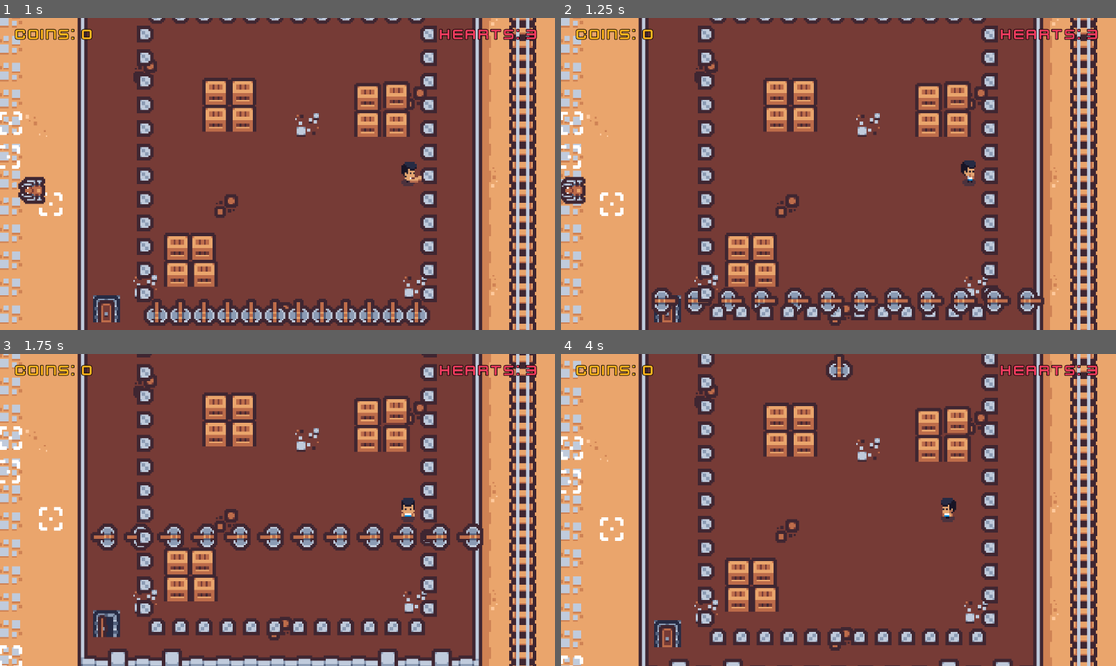
Above: before the commit, frames 1-4 (two rows, left to right).
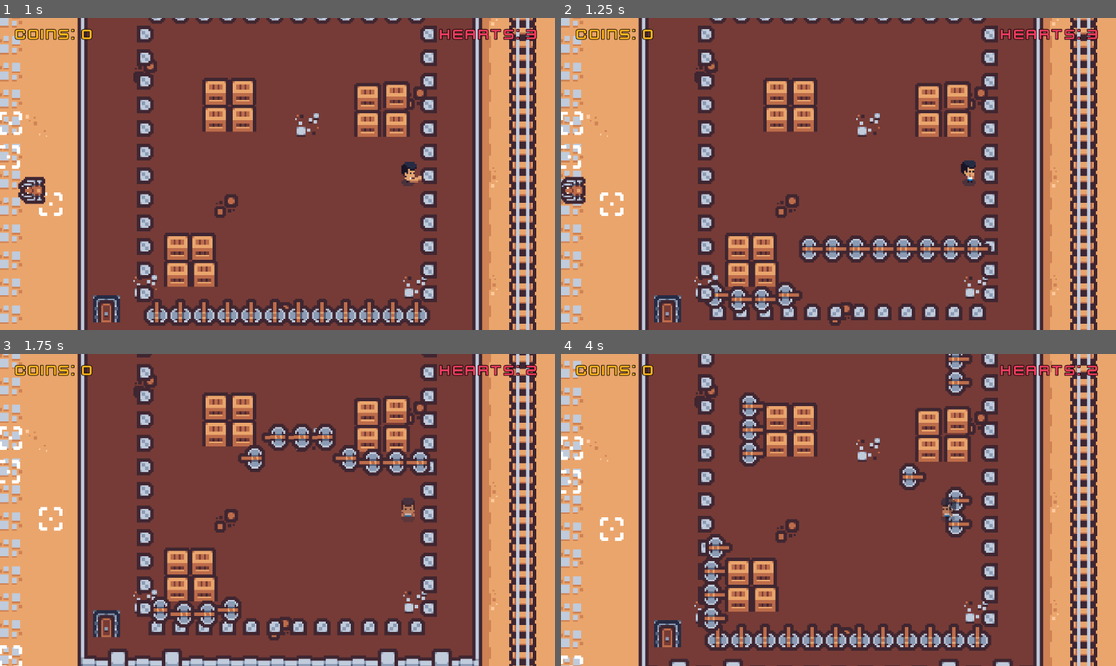
Above: after the commit, the same moments.

Repository: ki8yk8/game-dev-resolution
Game: Godot game, scene res://scenes/game_play.tscn
Same seed, same stepped clock (60 frames per second), same inputs: the game is played once before the commit and once after it.
Inputs (mouse positions are in pixels of both pictures, inside the frame that each line leads up to):
- Up to frame 1 (1 s): tap Enter at 0.5 s; move the mouse to (399, 158) at 0.52 s; hold D (right) from 0.53 s (still down); tap Space (action) at 0.6 s; click (399, 158) at 0.67 s
- Up to frame 2 (1.25 s): keep holding D (right)
- Up to frame 3 (1.75 s): move the mouse to (166, 525) at 1.27 s; release D (right) at 1.28 s; hold Down (down) from 1.28 s (still down); tap Alt at 1.35 s
- Up to frame 4 (4 s): move the mouse to (894, 441) at 2.02 s; release Down (down) at 2.03 s; hold D (right) 2.03-2.78 s; tap Shift at 2.1 s; move the mouse to (810, 572) at 2.77 s; hold Up (up) 2.78-3.53 s; tap Space (action) at 2.85 s; click (810, 572) at 2.92 s; move the mouse to (1005, 556) at 3.52 s; hold A (left) from 3.53 s (still down); tap Alt at 3.6 s

Frame 1 is identical in both runs. In frame 2, 5.8% of the frame differs, in the area x 16-88%, y 69-96%; in frame 3, 7.2%, in the area x 16-97%, y 4-91%; in frame 4, 6.7%.

Commit message:
updates the porper interactin of sword with the person and the shield

Diff:
--- a/scenes/survive_attack.tscn
+++ b/scenes/survive_attack.tscn
@@ -53,4 +53,5 @@
 one_shot = true
 autostart = true
 
+[connection signal="body_entered" from="." to="." method="_on_body_entered"]
 [connection signal="timeout" from="Timer" to="." method="_on_timer_timeout"]
--- a/scenes/survive_attack_row.tscn
+++ b/scenes/survive_attack_row.tscn
@@ -1,6 +1,12 @@
 [gd_scene format=3 uid="uid://brcagfkd3itd6"]
 
 [ext_resource type="Script" uid="uid://cico5tnvajkba" path="res://scripts/survive_attack_row.gd" id="1_ajnsk"]
+[ext_resource type="AudioStream" uid="uid://jikl7nufh1ri" path="res://assets/sounds/shoot.mp3" id="2_sf3ew"]
 
 [node name="SurviveAttackRow" type="Node2D" unique_id=2080059518]
 script = ExtResource("1_ajnsk")
+
+[node name="shootSfx" type="AudioStreamPlayer2D" parent="." unique_id=109155953]
+stream = ExtResource("2_sf3ew")
+
+[node name="delayTimer" type="Timer" parent="." unique_id=606413955]
--- a/scenes/survive_attack_shield.tscn
+++ b/scenes/survive_attack_shield.tscn
@@ -12,7 +12,7 @@
 
 [node name="SurviveAttackShield" type="StaticBody2D" unique_id=1481387011]
 collision_layer = 16
-collision_mask = 2
+collision_mask = 6
 script = ExtResource("1_4vr6k")
 
 [node name="Sprite2D" type="Sprite2D" parent="." unique_id=1647394150]
--- a/scenes/survive_attack_sword.tscn
+++ b/scenes/survive_attack_sword.tscn
@@ -46,11 +46,10 @@
 
 [sub_resource type="CircleShape2D" id="CircleShape2D_mi71e"]
 
-[node name="SurviveAttackSword" type="RigidBody2D" unique_id=1927707237]
+[node name="SurviveAttackSword" type="Area2D" unique_id=1530787138]
 rotation = 6.2831855
-collision_layer = 2
+collision_layer = 4
 collision_mask = 18
-gravity_scale = 0.0
 script = ExtResource("1_72n8s")
 
 [node name="Sprite2D" type="Sprite2D" parent="." unique_id=715355923]
@@ -67,3 +66,4 @@
 [node name="Timer" type="Timer" parent="." unique_id=584978383]
 
 [connection signal="body_entered" from="." to="." method="_on_body_entered"]
+[connection signal="timeout" from="Timer" to="." method="_on_timer_timeout"]
--- a/scripts/survive_attack.gd
+++ b/scripts/survive_attack.gd
@@ -35,3 +35,8 @@
 
 func _on_timer_timeout() -> void:
 	shooterRows.pick_random().shoot()
+	timer.start()
+
+func _on_body_entered(body: Node2D) -> void:
+	if body is Player:
+		print("Player arrived in the game")
--- a/scripts/survive_attack_sword.gd
+++ b/scripts/survive_attack_sword.gd
@@ -1,14 +1,19 @@
-extends RigidBody2D
+extends Area2D
 
 @onready var timer:Timer = $Timer
+var stuck: bool = false
+const SPEED: int = 150
 
 func _process(delta: float) -> void:
-	position.y += delta * 200
+	if not stuck:
+		position.y += SPEED*delta
 
 func _on_body_entered(body: Node2D) -> void:
 	if body is Player:
+		print("Player was hit")
 		body.hit()
 	elif body is SurviveAttackShield:
+		stuck = true
 		timer.start()
 
 func _on_timer_timeout() -> void:
Not shown, added: assets/sounds/shoot.mp3.import
Not shown, added: assets/sounds/shoot.mp3
Not shown, changed: readme.md
